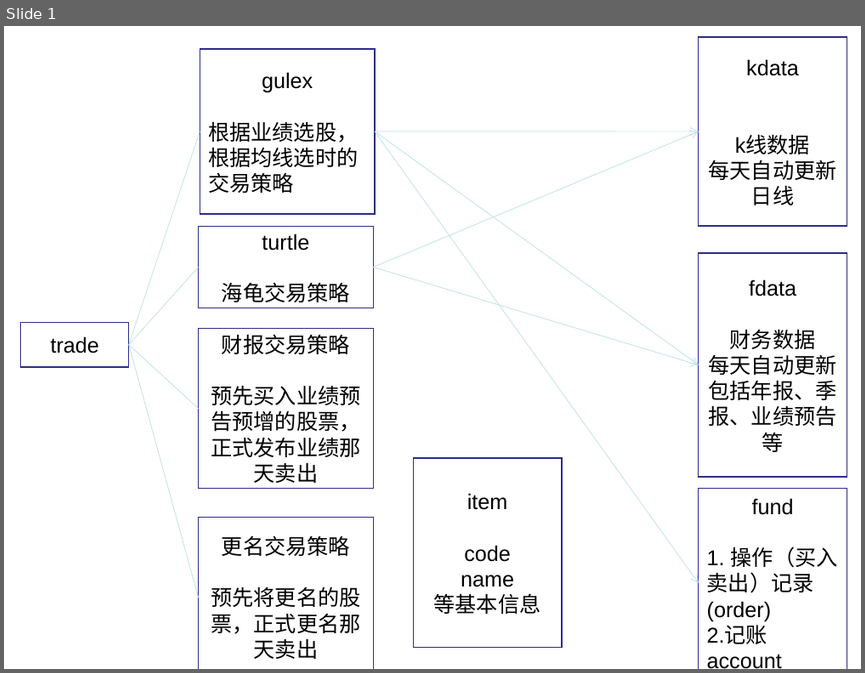
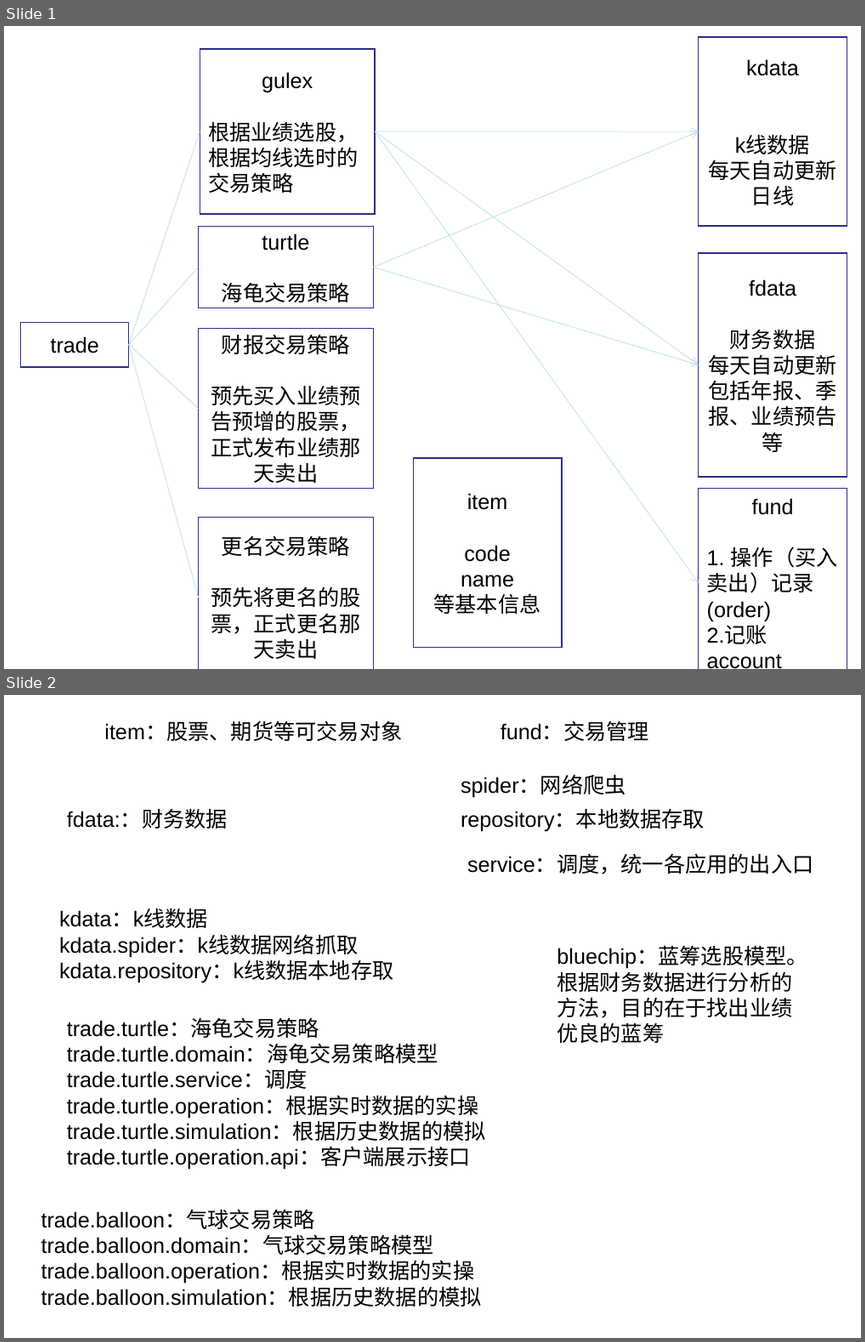
Before and after one commit to dofoyo/istock, a slide deck: istock.ppt. Shown one above the other, each under a label of ours: slide 1 before the commit, slides 1 and 2 after it. The pictures are 865x673 and 865x1342 pixels, drawn with LibreOffice and Linux fonts; fonts in the diff are those of the drawing. Boxes give left, top, right and bottom in pixels: in the first picture for what was removed or moved away, otherwise in the second. Text is boxed around its words. In the diff, an @@ line names an element or a change of style, - is before the commit and + after.

Commit message:
move gulex fdata functions to istock

```diff
--- a/istock.ppt
+++ b/istock.ppt
@@ slide 2 added at [4,695,861,1338], background #FFFFFF @@
@@ text added at [104,722,402,741], 18 pt, text #000000 @@
+item：股票、期货等可交易对象
@@ text added at [500,722,649,741], 18 pt, text #000000 @@
+fund：交易管理
@@ text added at [460,776,626,798], 18 pt, text #000000 @@
+spider：网络爬虫
@@ text added at [67,810,228,828], 18 pt, text #000000 @@
+fdata:：财务数据
@@ text added at [460,810,704,832], 18 pt, text #000000 @@
+repository：本地数据存取
@@ text added at [467,855,813,874], 18 pt, text #000000 @@
+service：调度，统一各应用的出入口
@@ text added at [59,909,394,983], 18 pt, text #000000 @@
+kdata：k线数据
+kdata.spider：k线数据网络抓取
+kdata.repository：k线数据本地存取
@@ text added at [556,947,807,1043], 18 pt, text #000000 @@
+bluechip：蓝筹选股模型。根据财务数据进行分析的方法，目的在于找出业绩优良的蓝筹
@@ text added at [67,1019,486,1169], 18 pt, text #000000 @@
+trade.turtle：海龟交易策略
+trade.turtle.domain：海龟交易策略模型
+trade.turtle.service：调度
+trade.turtle.operation：根据实时数据的实操
+trade.turtle.simulation：根据历史数据的模拟
+trade.turtle.operation.api：客户端展示接口
@@ text added at [41,1210,482,1306], 18 pt, text #000000 @@
+trade.balloon：气球交易策略
+trade.balloon.domain：气球交易策略模型
+trade.balloon.operation：根据实时数据的实操
+trade.balloon.simulation：根据历史数据的模拟
```
Also in this commit, not shown: 1 other slide added, 46 other files.
